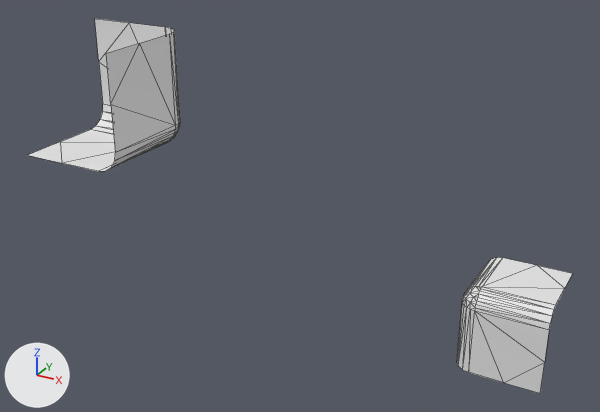
Renders of the OBJ model workshops/w6_polygonization/data/bmc/bmc_tiles/t_066.obj from each side of a commit.
Camera for both pictures: a 50 mm camera at (0.828, -1.695, 0.87) aimed at (-0.088, -0.03, 0.037). Arrows for +X, +Y and +Z are at lower left; the lights stay in place. Mesh edges are drawn as thin lines. Where no turn or scale is listed for an object, it has been applied to the vertices.

The scene before the commit, as lines of its bpy script (objects in view):
```python
me_t_066 = bpy.data.meshes.new('t_066')
me_t_066.from_pydata(...)  # 104 vertices, 156 faces; spans x -0.5..0.5, y -0.5..0.5, z -0.5..0.5
ob_t_066 = bpy.data.objects.new('t_066', me_t_066)
ob_t_066.location = (0.0, 0.0, 0.0)
```
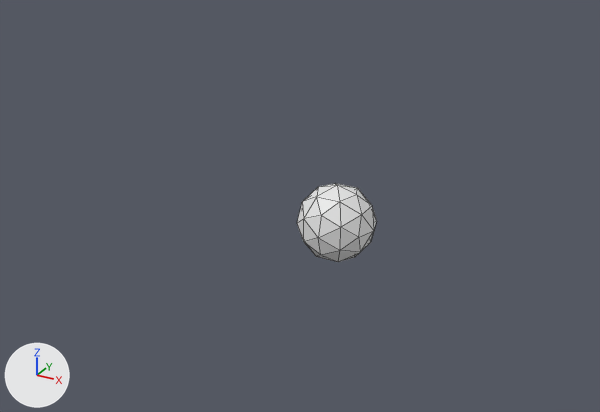
The edits, one by one:
me_t_066 has 104 vertices, 156 faces and spans x -0.5..0.5, y -0.5..0.5, z -0.5..0.5.
me_t_066 is used by ob_t_066; location (0.0, 0.0, 0.0).
me_t_066 part 1: a new loose piece, an icosphere of 80 faces spanning x -0.1..0.1, y -0.1..0.1, z -0.1..0.1.
me_t_066 part 2: the loose piece of 52 vertices spanning x 0.25..0.5, y 0.25..0.5, z -0.5..-0.25 is deleted.
me_t_066 part 3: the loose piece of 52 vertices spanning x -0.5..-0.25, y -0.5..-0.25, z 0.25..0.5 is deleted.

Where the change shows, as pixel boxes [x1, y1, x2, y2] in the pictures (600 x 412 px):
't_066', reshaped (85% narrower, 79% shorter): before [29, 19, 572, 393]; after [297, 183, 377, 262]
part 1 of me_t_066, added: after [297, 183, 377, 262]
part 2 of me_t_066, deleted: before [457, 257, 572, 393]
part 3 of me_t_066, deleted: before [29, 19, 180, 171]
